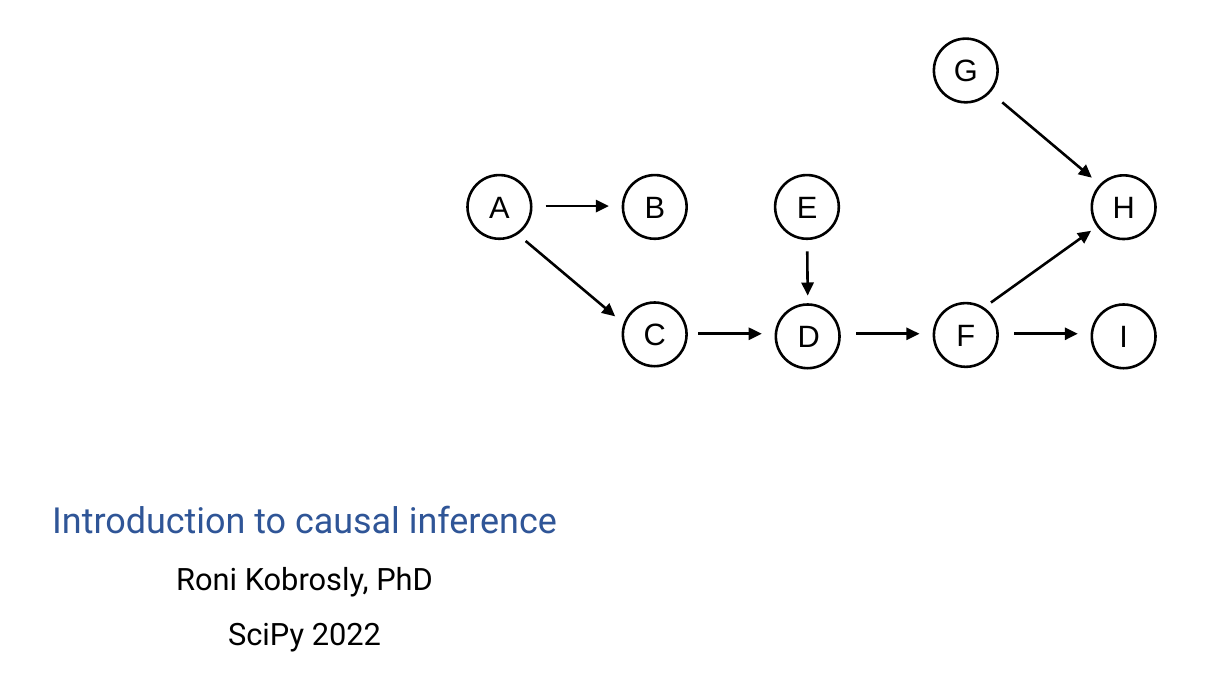
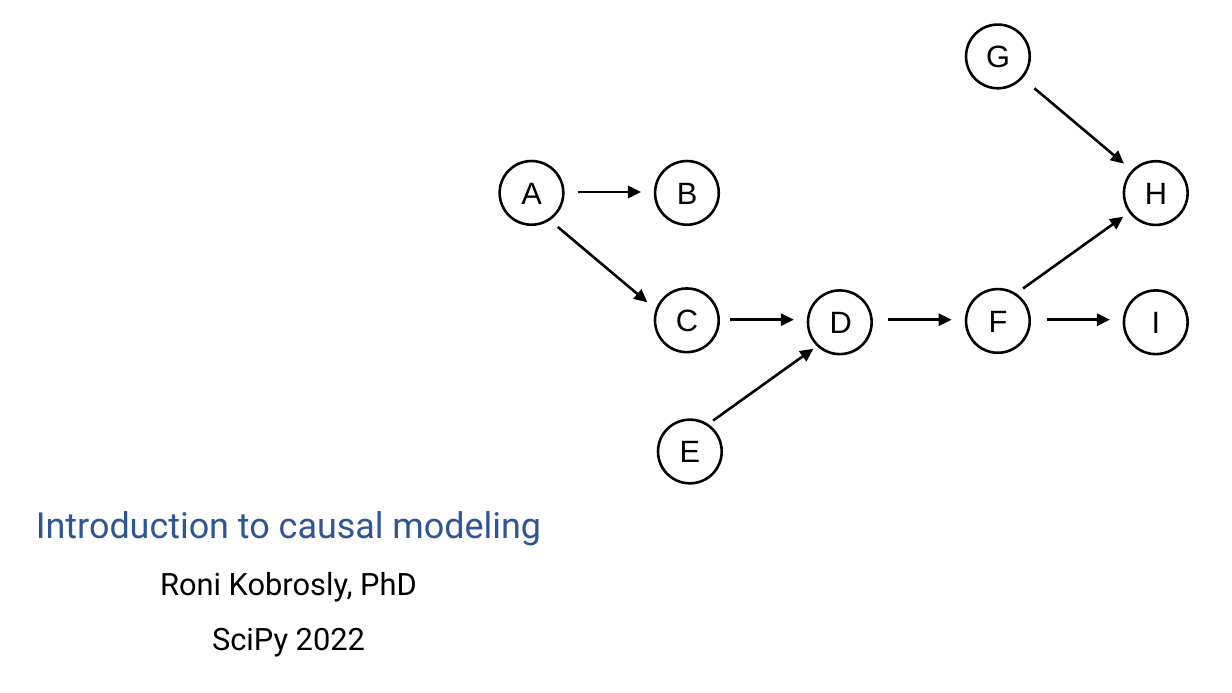
Before and after one commit to ronikobrosly/scipy_2022_causal_inference_tutorial, a slide deck: slide 1 of slides/tutorial_slides.pptx. Drawn at 1232x693 pixels with LibreOffice and Linux fonts; fonts in the diff are those of the drawing. Boxes give left, top, right and bottom in pixels: in the first picture for what was removed or moved away, otherwise in the second. Text is boxed around its words. In the diff, an @@ line names an element or a change of style, - is before the commit and + after.

```diff
--- a/slides/tutorial_slides.pptx
+++ b/slides/tutorial_slides.pptx
@@ 5 texts, 2 ellipses, 1 arrow: place and size @@
-5 texts, 2 ellipses, 1 arrow at (545, 39, 1135, 367)
+5 texts, 2 ellipses, 1 arrow at (578, 25, 1167, 353)
@@ arrow removed from (808, 251) to (808, 296) @@
@@ 6 ellipses, 6 arrows, 3 texts: place and size @@
-6 ellipses, 6 arrows, 3 texts at (468, 103, 1156, 369)
+6 ellipses, 6 arrows, 3 texts at (500, 89, 1188, 354)
@@ arrow added from (714, 421) to (813, 349), #000000 2 pt @@
@@ text "E": place and size @@
-text "E" at (797, 196, 818, 218)
+text "E" at (680, 440, 701, 462)
@@ ellipse: place and size @@
-ellipse at (775, 175, 839, 238)
+ellipse at (658, 420, 722, 483)
@@ title at (36, 511, 541, 657): text changed @@
-Introduction to causal inference
-Roni Kobrosly, PhD
-SciPy 2022
+Introduction to causal modeling
+Roni Kobrosly, PhD
+SciPy 2022
```
Also in this commit, not shown: 15 other slides changed, 6 slides added, 24 slides removed, 1 other file.
